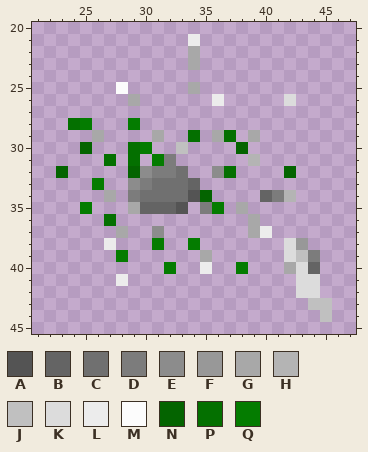
Pixel-art sprite, stored at Sprites/Effects/SYRPB0.png. Above: the version before the commit.
The file is 64x64 pixels. Shown: x 21..47, y 20..45.
Palette (. is transparent): A #545454  B #646464  C #707070  D #7c7c7c  E #8c8c8c  F #989898  G #a8a8a8  H #b4b4b4  J #c0c0c0  K #dcdcdc  L #ececec  M #fcfcfc  N #046400  P #047000  Q #047c00
Pixels before, first column x 23:
21 ...........L...........
22 ...........G...........
23 ...........G...........
24 .......................
25 .....M.....G...........
26 ......G......L.....K...
27 .......................
28 .PQ...Q................
29 ...G....G..P.GP.G......
30 ..N...PQ..J....N.......
31 ....P.P.QD......H......
32 N.....NEDDC..EP....N...
33 ...Q..EDCCCB...........
34 ....G.DCCCCAN....BDH...
35 ..Q...GBBBA.DQ.G.......
36 ....P...........G......
37 .....G..E.......GL.....
38 ....L...Q..Q.......KF..
39 .....Q......G......KJD.
40 .........Q..L..Q...GKB.
41 .....L..............KK.
42 ....................KK.
43 .....................JJ
44 ......................J
The result:
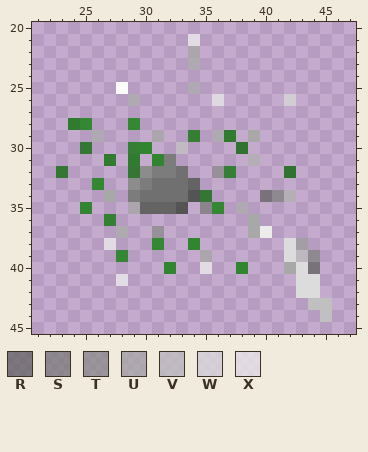
Colours new in this view: R #646464bf  S #7c7c7cbf  T #8c8c8cbf  U #a8a8a8bf  V #c0c0c0bf  W #dcdcdcbf  X #ecececbf
Diff:
Colour F changes from #989898 to #989898bf.
Colour H changes from #b4b4b4 to #b4b4b4bf.
Colour N changes from #046400 to #046400bf.
Colour P changes from #047000 to #047000bf.
Colour Q changes from #047c00 to #047c00bf.
Colour R replaces colour B in row 34 at x 40; in row 40 at x 44.
Colour S replaces colour D in row 34 at x 41; in row 35 at x 35; in row 39 at x 44.
Colour T replaces colour E in row 32 at x 36; in row 37 at x 31.
Colour U replaces colour G in rows 22 to 23 at x 34; in row 25 at x 34; in row 26 at x 29; in row 29 at x 26, 31 and 36; in row 35 at x 29 and 38; in row 37 at x 28.
Colour U replaces colour G in row 39 at x 35.
Colour V replaces colour J in row 30 at x 33; in row 39 at x 43.
Colour W replaces colour K in row 26 at x 42.
Colour X replaces colour L in row 21 at x 34; in row 26 at x 36; in row 38 at x 27; in row 40 at x 35; in row 41 at x 28.
